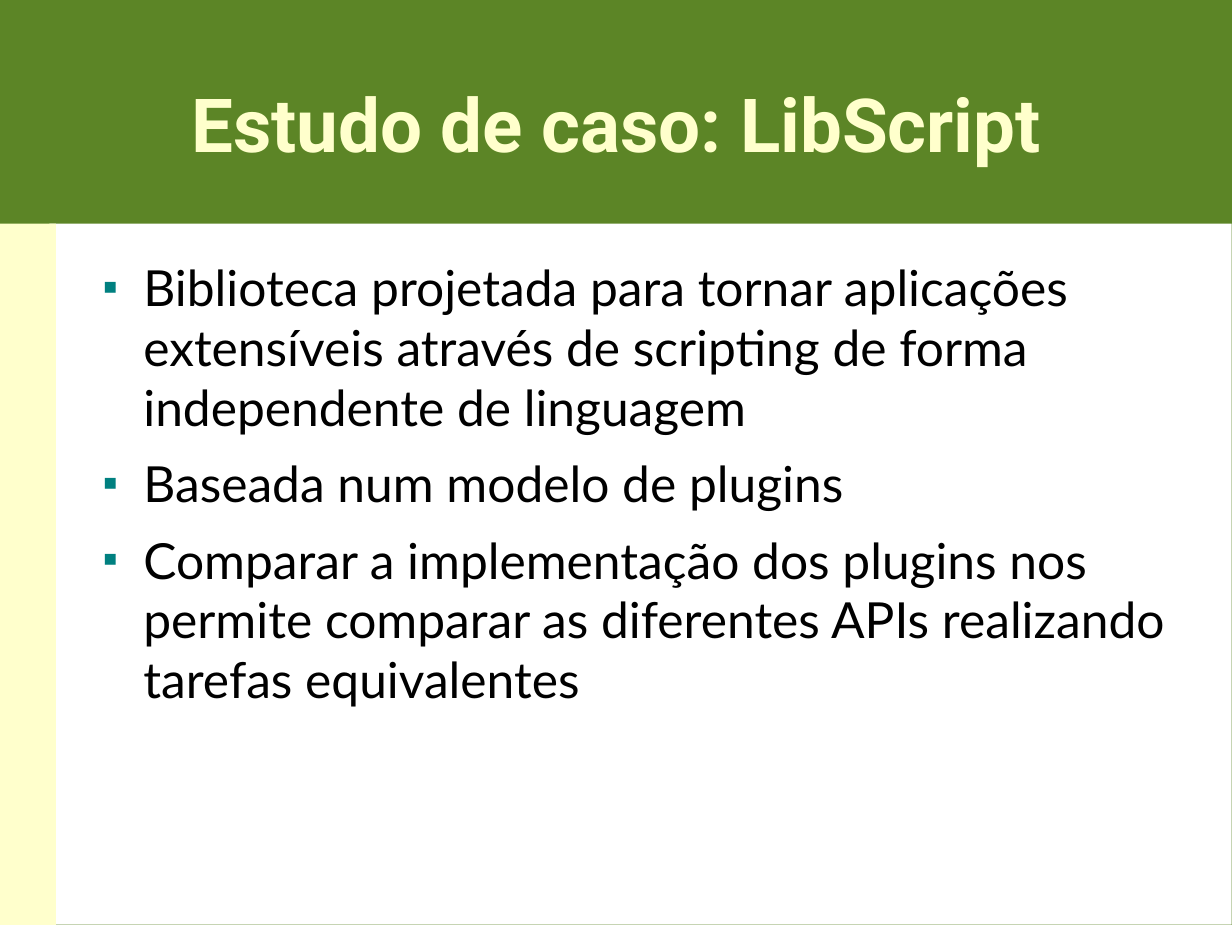
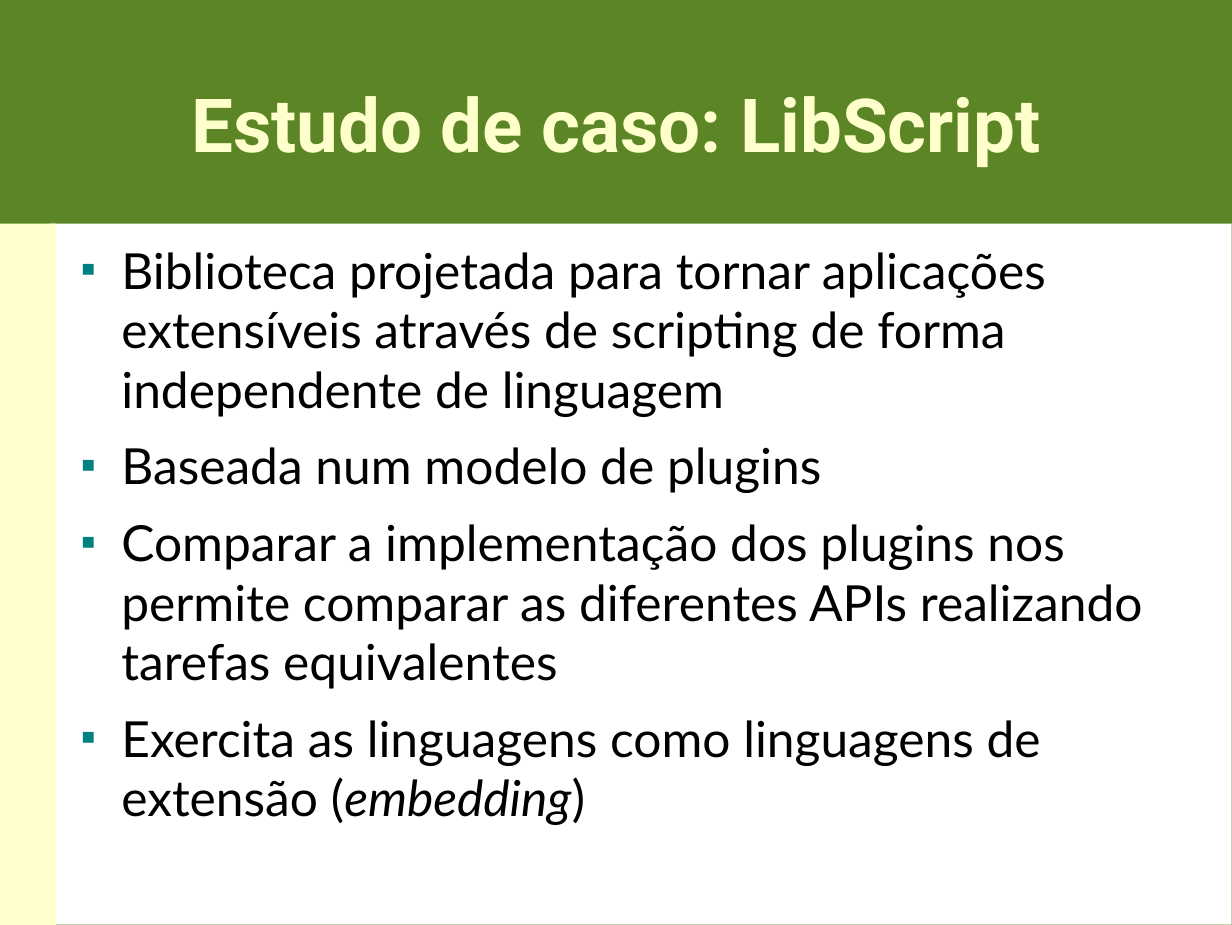
Before and after one commit to hishamhm/libscript, a slide deck: slide 19 of doc/apresentacao.odp (slide 7 before the commit). Drawn at 1232x925 pixels with LibreOffice and Linux fonts; fonts in the diff are those of the drawing. Boxes give left, top, right and bottom in pixels: in the first picture for what was removed or moved away, otherwise in the second. Text is boxed around its words. In the diff, an @@ line names an element or a change of style, - is before the commit and + after.

```diff
--- a/doc/apresentacao.odp
+++ b/doc/apresentacao.odp
@@ text "Biblioteca projetada para tornar aplicações ...": place and size @@
-text "Biblioteca projetada para tornar aplicações ..." at [143,269,1165,707]
+text "Biblioteca projetada para tornar aplicações ..." at [121,252,1143,825]
@@ text at [121,720,1041,825]: paragraph added @@
+■ Exercita as linguagens como linguagens de extensão (embedding)
```
Also in this commit, not shown: 5 other slides changed, 22 slides added, 2 slides removed, 1 other file.
